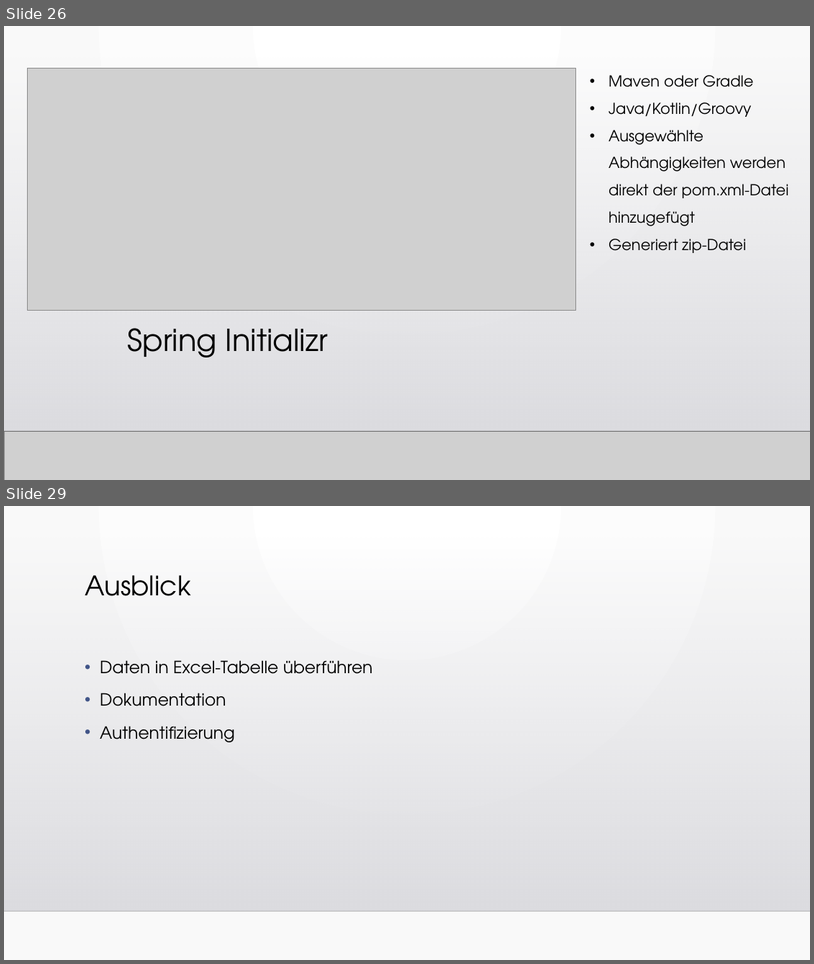
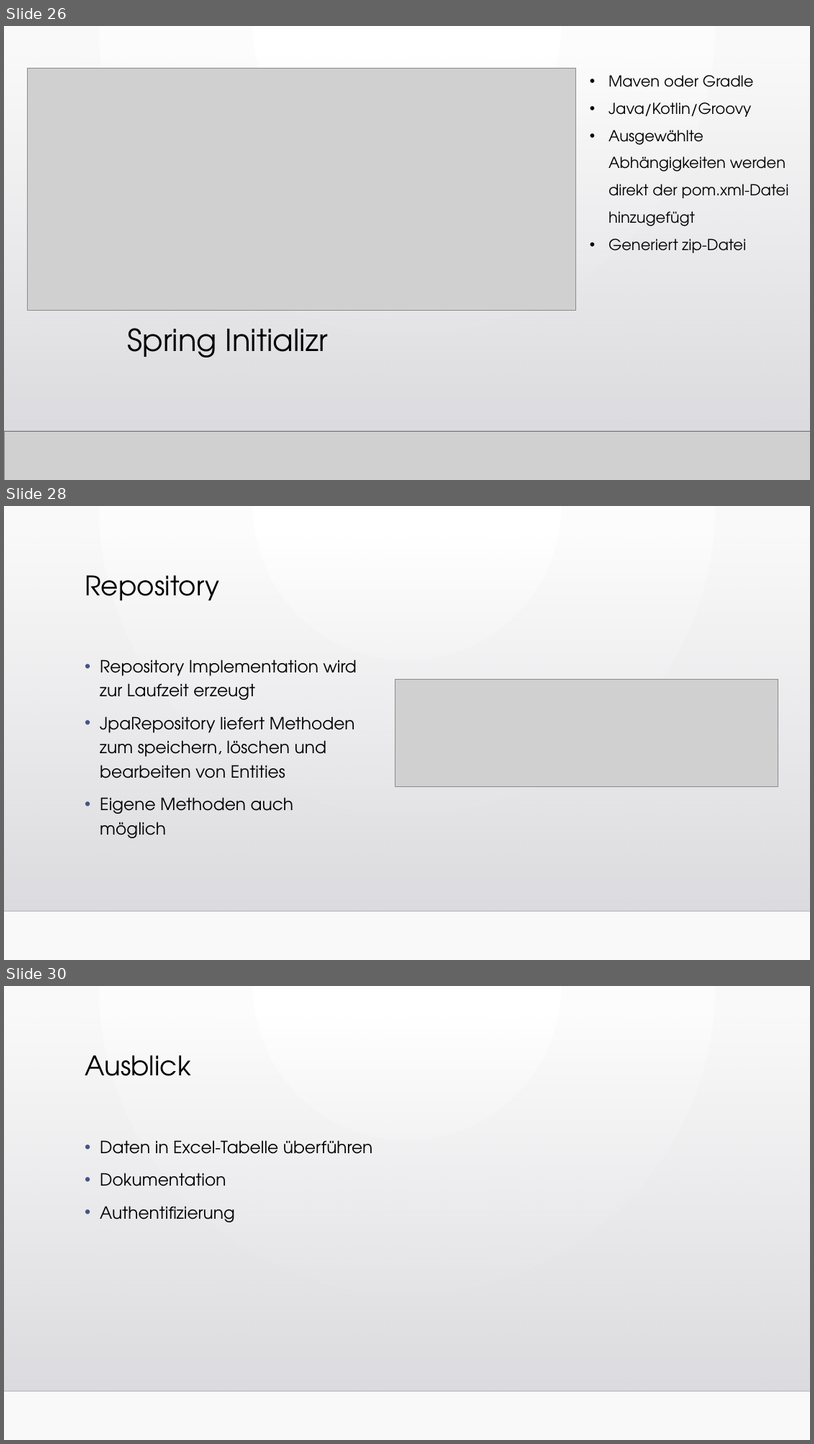
Before and after one commit to WebEngineering18/Pr-sentation, a slide deck: Fragebogen zum Status der Bauqualität.pptx. Shown one above the other, each under a label of ours: slides 26 and 29 before the commit, slides 26, 28 and 30 after it; the slides between them are not shown. The pictures are 814x964 and 814x1444 pixels, drawn with LibreOffice and Linux fonts; fonts in the diff are those of the drawing; grey boxes stand for pictures; background and template pictures are left out. Boxes give left, top, right and bottom in pixels: in the first picture for what was removed or moved away, otherwise in the second. Text is boxed around its words. In the diff, an @@ line names an element or a change of style, - is before the commit and + after.

```diff
--- a/Fragebogen zum Status der Bauqualität.pptx
+++ b/Fragebogen zum Status der Bauqualität.pptx
@@ slide 28 added at (4,506,810,960), background gradient #FFFFFF to #FAFAFA; not listed: 2 template elements that a slide beside it also shows @@
@@ title added at (85,575,219,601), 32 pt, text #000000 @@
+Repository
@@ text added at (100,659,357,838), 20 pt, text #000000 @@
+• Repository Implementation wird zur Laufzeit erzeugt
+• JpaRepository liefert Methoden zum speichern, löschen und bearbeiten von Entities
+• Eigene Methoden auch möglich
@@ picture added at (396,679,778,787) @@
@@ what was slide 29 is now slide 30 @@
```
Also in this commit, not shown: 1 slide changed, 1 other slide added, 1 slide removed.
